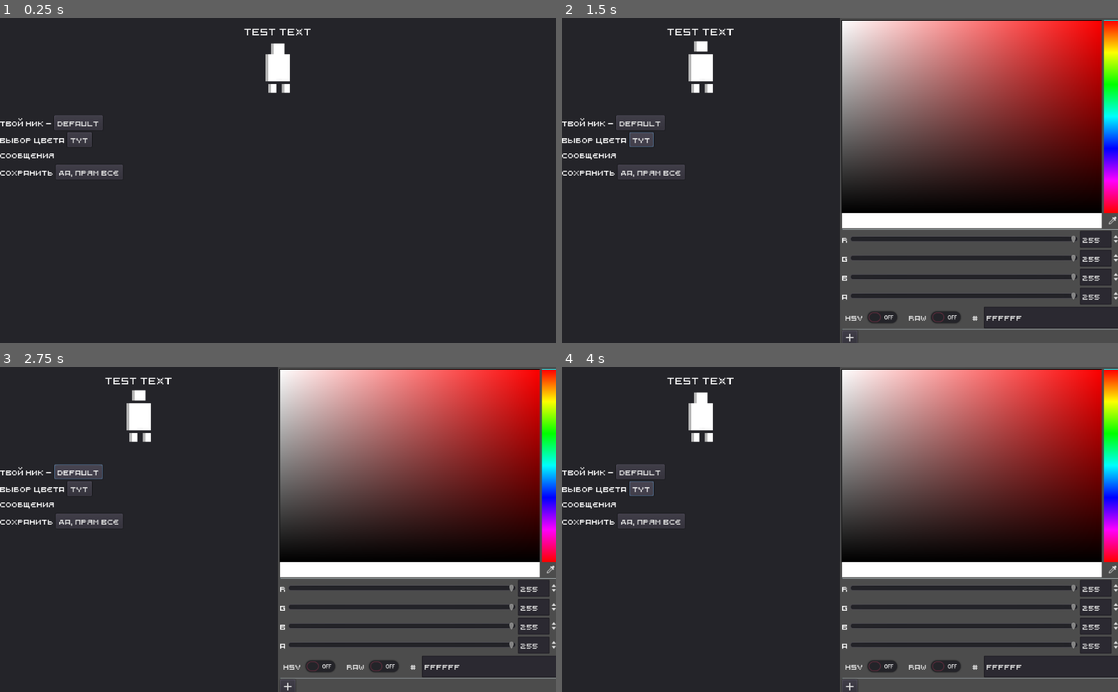
Above: before the commit, frames 1-4 (two rows, left to right).
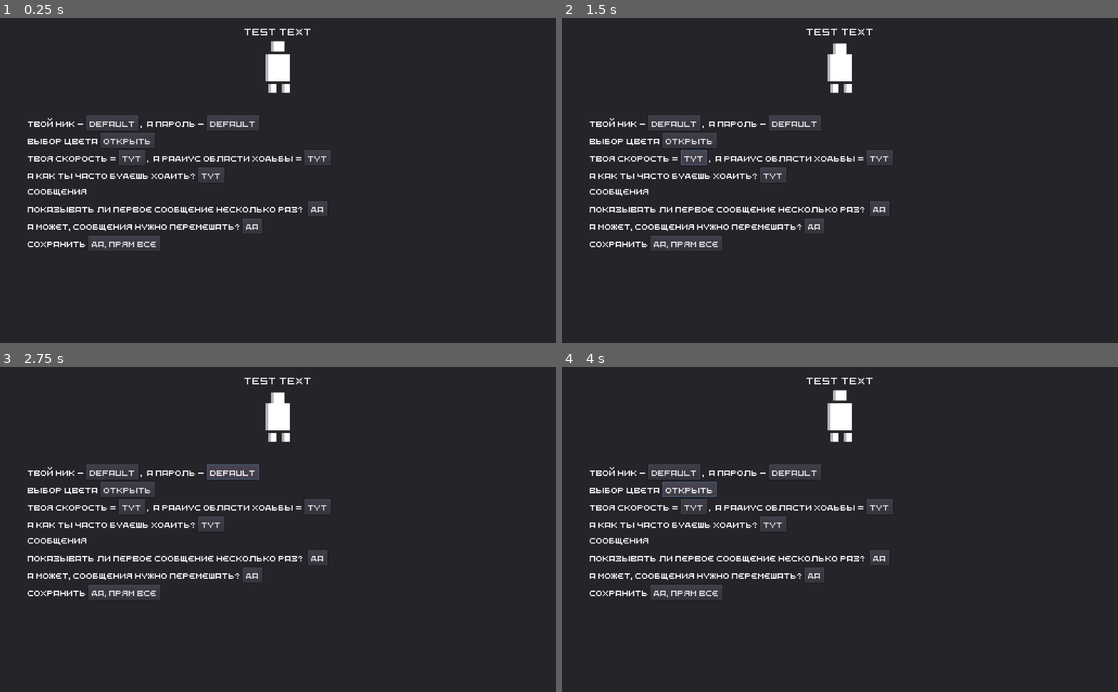
Above: after the commit, the same moments.

Repository: GoalKepper/GameNET-MakeAvatar
Game: Godot game, scene res://Control.tscn
Two runs of this game, one before a commit and one after it. Both use one fixed random seed, a clock stepped at 60 frames per second and the inputs below. This scene is started directly instead of the project's main scene.
Inputs:
- Up to frame 1 (0.25 s): no input
- Up to frame 2 (1.5 s): click "Default" at 0.5 s; click "Тут" at 1.25 s
- Up to frame 3 (2.75 s): click "Default" at 2 s
- Up to frame 4 (4 s): click "Тут" (after the commit: "Открыть") at 2.75 s; click "Тут" (after the commit: "Свернуть") at 3.5 s

The runs differ from the first frame. In frame 1, 4.9% of the frame differs, in the area x 0-60%, y 7-72%; in frame 2, 48%; in frame 3, 48%, in the area x 0-100%, y 0-100%; in frame 4, 48%.
Error in both runs: Invalid get index of type 'String' (on base: 'Dictionary'). (res://control.gd:6)

Commit message:
1.0 First Version!
Finally!
Fixed bugs and make start functional

Diff:
--- a/Autorization.tscn
+++ b/Autorization.tscn
@@ -1,11 +1,43 @@
-[gd_scene load_steps=2 format=2]
+[gd_scene load_steps=7 format=2]
 
 [ext_resource path="res://autorization.gd" type="Script" id=1]
+[ext_resource path="res://5z5.ttf" type="DynamicFontData" id=2]
+
+[sub_resource type="DynamicFont" id=3]
+size = 40
+font_data = ExtResource( 2 )
+
+[sub_resource type="Theme" id=1]
+default_font = SubResource( 3 )
+
+[sub_resource type="DynamicFont" id=4]
+size = 40
+font_data = ExtResource( 2 )
+
+[sub_resource type="Theme" id=2]
+default_font = SubResource( 4 )
 
 [node name="Control" type="Control"]
 anchor_right = 1.0
 anchor_bottom = 1.0
 script = ExtResource( 1 )
+__meta__ = {
+"_edit_use_anchors_": false
+}
+
+[node name="Label" type="Label" parent="."]
+anchor_left = 0.5
+anchor_top = 0.3
+anchor_right = 0.5
+anchor_bottom = 0.3
+grow_horizontal = 2
+grow_vertical = 2
+theme = SubResource( 1 )
+text = "Редактор
+Аватаров
+Gamenet"
+align = 1
+valign = 1
 __meta__ = {
 "_edit_use_anchors_": false
 }
@@ -17,7 +49,8 @@
 anchor_bottom = 0.5
 grow_horizontal = 2
 grow_vertical = 2
-text = "Input"
+theme = SubResource( 2 )
+text = "Авторизоваться"
 __meta__ = {
 "_edit_use_anchors_": false
 }
--- a/Avatar.tscn
+++ b/Avatar.tscn
@@ -18,7 +18,6 @@
 
 [node name="AnimatedSprite" type="AnimatedSprite" parent="."]
 frames = SubResource( 1 )
-frame = 1
 playing = true
 
 [node name="Node2D" type="Node2D" parent="."]
--- a/Control.tscn
+++ b/Control.tscn
@@ -5,7 +5,7 @@
 [ext_resource path="res://5z5.ttf" type="DynamicFontData" id=3]
 
 [sub_resource type="DynamicFont" id=1]
-size = 18
+size = 20
 font_data = ExtResource( 3 )
 
 [sub_resource type="Theme" id=2]
@@ -32,99 +32,242 @@
 }
 
 [node name="ScrollContainer" type="ScrollContainer" parent="Panel"]
-anchor_right = 1.0
-anchor_bottom = 1.0
+anchor_left = 0.05
+anchor_right = 0.95
+anchor_bottom = 0.87
 __meta__ = {
 "_edit_use_anchors_": false
 }
 
 [node name="VBoxContainer" type="VBoxContainer" parent="Panel/ScrollContainer"]
-margin_right = 226.0
-margin_bottom = 118.0
+margin_right = 558.0
+margin_bottom = 250.0
 
 [node name="Nick" type="HBoxContainer" parent="Panel/ScrollContainer/VBoxContainer"]
-margin_right = 226.0
-margin_bottom = 27.0
+margin_right = 558.0
+margin_bottom = 28.0
 __meta__ = {
 "_edit_use_anchors_": false
 }
 
 [node name="Nick_Label" type="Label" parent="Panel/ScrollContainer/VBoxContainer/Nick"]
 margin_top = 3.0
-margin_right = 96.0
-margin_bottom = 24.0
+margin_right = 104.0
+margin_bottom = 25.0
 text = "Твой ник -"
 __meta__ = {
 "_edit_use_anchors_": false
 }
 
 [node name="Nick_Button" type="Button" parent="Panel/ScrollContainer/VBoxContainer/Nick"]
-margin_left = 100.0
-margin_right = 189.0
-margin_bottom = 27.0
+margin_left = 108.0
+margin_right = 204.0
+margin_bottom = 28.0
 text = "Default"
 __meta__ = {
 "_edit_use_anchors_": false
 }
 
+[node name="Pwd_Label" type="Label" parent="Panel/ScrollContainer/VBoxContainer/Nick"]
+margin_left = 208.0
+margin_top = 3.0
+margin_right = 326.0
+margin_bottom = 25.0
+text = ",  А пароль -"
+__meta__ = {
+"_edit_use_anchors_": false
+}
+
+[node name="Pwd_Button" type="Button" parent="Panel/ScrollContainer/VBoxContainer/Nick"]
+margin_left = 330.0
+margin_right = 426.0
+margin_bottom = 28.0
+text = "Default"
+__meta__ = {
+"_edit_use_anchors_": false
+}
+
 [node name="Color" type="HBoxContainer" parent="Panel/ScrollContainer/VBoxContainer"]
-margin_top = 31.0
-margin_right = 226.0
-margin_bottom = 58.0
+margin_top = 32.0
+margin_right = 558.0
+margin_bottom = 60.0
 __meta__ = {
 "_edit_use_anchors_": false
 }
 
 [node name="Color_Label" type="Label" parent="Panel/ScrollContainer/VBoxContainer/Color"]
 margin_top = 3.0
-margin_right = 120.0
-margin_bottom = 24.0
+margin_right = 130.0
+margin_bottom = 25.0
 text = "Выбор цвета"
 __meta__ = {
 "_edit_use_anchors_": false
 }
 
 [node name="Color_Button" type="Button" parent="Panel/ScrollContainer/VBoxContainer/Color"]
-margin_left = 124.0
-margin_right = 169.0
-margin_bottom = 27.0
+margin_left = 134.0
+margin_right = 234.0
+margin_bottom = 28.0
+text = "Открыть"
+__meta__ = {
+"_edit_use_anchors_": false
+}
+
+[node name="Speed" type="HBoxContainer" parent="Panel/ScrollContainer/VBoxContainer"]
+margin_top = 64.0
+margin_right = 558.0
+margin_bottom = 92.0
+__meta__ = {
+"_edit_use_anchors_": false
+}
+
+[node name="Speed_Label" type="Label" parent="Panel/ScrollContainer/VBoxContainer/Speed"]
+margin_top = 3.0
+margin_right = 164.0
+margin_bottom = 25.0
+text = "твоя скорость ="
+__meta__ = {
+"_edit_use_anchors_": false
+}
+
+[node name="Speed_Button" type="Button" parent="Panel/ScrollContainer/VBoxContainer/Speed"]
+margin_left = 168.0
+margin_right = 216.0
+margin_bottom = 28.0
 text = "Тут"
 __meta__ = {
 "_edit_use_anchors_": false
 }
 
+[node name="Area_Label" type="Label" parent="Panel/ScrollContainer/VBoxContainer/Speed"]
+margin_left = 220.0
+margin_top = 3.0
+margin_right = 506.0
+margin_bottom = 25.0
+text = ",  а радиус области ходьбы ="
+__meta__ = {
+"_edit_use_anchors_": false
+}
+
+[node name="Area_Button" type="Button" parent="Panel/ScrollContainer/VBoxContainer/Speed"]
+margin_left = 510.0
+margin_right = 558.0
+margin_bottom = 28.0
+text = "Тут"
+__meta__ = {
+"_edit_use_anchors_": false
+}
+
+[node name="Run_Freq" type="HBoxContainer" parent="Panel/ScrollContainer/VBoxContainer"]
+margin_top = 96.0
+margin_right = 558.0
+margin_bottom = 124.0
+__meta__ = {
+"_edit_use_anchors_": false
+}
+
+[node name="Run_Label" type="Label" parent="Panel/ScrollContainer/VBoxContainer/Run_Freq"]
+margin_top = 3.0
+margin_right = 310.0
+margin_bottom = 25.0
+text = "А как ты часто будешь ходить?"
+__meta__ = {
+"_edit_use_anchors_": false
+}
+
+[node name="Run_Button" type="Button" parent="Panel/ScrollContainer/VBoxContainer/Run_Freq"]
+margin_left = 314.0
+margin_right = 362.0
+margin_bottom = 28.0
+text = "Тут"
+__meta__ = {
+"_edit_use_anchors_": false
+}
+
 [node name="Messages_Label" type="Label" parent="Panel/ScrollContainer/VBoxContainer"]
-margin_top = 62.0
-margin_right = 226.0
-margin_bottom = 83.0
+margin_top = 128.0
+margin_right = 558.0
+margin_bottom = 150.0
 text = "Сообщения"
 
 [node name="Messages" type="VBoxContainer" parent="Panel/ScrollContainer/VBoxContainer"]
-margin_top = 87.0
-margin_right = 226.0
-margin_bottom = 87.0
+margin_top = 154.0
+margin_right = 558.0
+margin_bottom = 154.0
+
+[node name="FMD" type="HBoxContainer" parent="Panel/ScrollContainer/VBoxContainer"]
+margin_top = 158.0
+margin_right = 558.0
+margin_bottom = 186.0
+__meta__ = {
+"_edit_use_anchors_": false
+}
+
+[node name="FMD_Label" type="Label" parent="Panel/ScrollContainer/VBoxContainer/FMD"]
+margin_top = 3.0
+margin_right = 512.0
+margin_bottom = 25.0
+text = "показывать ли первое сообщение несколько раз? "
+__meta__ = {
+"_edit_use_anchors_": false
+}
+
+[node name="FMD_Button" type="Button" parent="Panel/ScrollContainer/VBoxContainer/FMD"]
+margin_left = 516.0
+margin_right = 552.0
+margin_bottom = 28.0
+text = "Да"
+__meta__ = {
+"_edit_use_anchors_": false
+}
+
+[node name="Rand_Mess" type="HBoxContainer" parent="Panel/ScrollContainer/VBoxContainer"]
+margin_top = 190.0
+margin_right = 558.0
+margin_bottom = 218.0
+__meta__ = {
+"_edit_use_anchors_": false
+}
+
+[node name="Rand_Mess_Label" type="Label" parent="Panel/ScrollContainer/VBoxContainer/Rand_Mess"]
+margin_top = 3.0
+margin_right = 392.0
+margin_bottom = 25.0
+text = "А может, сообщения нужно перемешать?"
+__meta__ = {
+"_edit_use_anchors_": false
+}
+
+[node name="Rand_Mess_Button" type="Button" parent="Panel/ScrollContainer/VBoxContainer/Rand_Mess"]
+margin_left = 396.0
+margin_right = 432.0
+margin_bottom = 28.0
+text = "Да"
+__meta__ = {
+"_edit_use_anchors_": false
+}
 
 [node name="Save" type="HBoxContainer" parent="Panel/ScrollContainer/VBoxContainer"]
-margin_top = 91.0
-margin_right = 226.0
-margin_bottom = 118.0
+margin_top = 222.0
+margin_right = 558.0
+margin_bottom = 250.0
 __meta__ = {
 "_edit_use_anchors_": false
 }
 
 [node name="Save_Label" type="Label" parent="Panel/ScrollContainer/VBoxContainer/Save"]
 margin_top = 3.0
-margin_right = 99.0
-margin_bottom = 24.0
+margin_right = 108.0
+margin_bottom = 25.0
 text = "Сохранить"
 __meta__ = {
 "_edit_use_anchors_": false
 }
 
 [node name="Save_Button" type="Button" parent="Panel/ScrollContainer/VBoxContainer/Save"]
-margin_left = 103.0
-margin_right = 226.0
-margin_bottom = 27.0
+margin_left = 112.0
+margin_right = 244.0
+margin_bottom = 28.0
 text = "да, прям все"
 __meta__ = {
 "_edit_use_anchors_": false
@@ -161,6 +304,12 @@
 
 [connection signal="request_completed" from="HTTPSet" to="." method="_on_HTTPSet_request_completed"]
 [connection signal="pressed" from="Panel/ScrollContainer/VBoxContainer/Nick/Nick_Button" to="." method="_on_Nick_Button_pressed"]
+[connection signal="pressed" from="Panel/ScrollContainer/VBoxContainer/Nick/Pwd_Button" to="." method="_on_Pwd_Button_pressed"]
 [connection signal="pressed" from="Panel/ScrollContainer/VBoxContainer/Color/Color_Button" to="." method="_on_Color_Button_pressed"]
+[connection signal="pressed" from="Panel/ScrollContainer/VBoxContainer/Speed/Speed_Button" to="." method="_on_Speed_Button_pressed"]
+[connection signal="pressed" from="Panel/ScrollContainer/VBoxContainer/Speed/Area_Button" to="." method="_on_Area_Button_pressed"]
+[connection signal="pressed" from="Panel/ScrollContainer/VBoxContainer/Run_Freq/Run_Button" to="." method="_on_Run_Button_pressed"]
+[connection signal="pressed" from="Panel/ScrollContainer/VBoxContainer/FMD/FMD_Button" to="." method="_on_FMD_Button_pressed"]
+[connection signal="pressed" from="Panel/ScrollContainer/VBoxContainer/Rand_Mess/Rand_Mess_Button" to="." method="_on_Rand_Mess_Button_pressed"]
 [connection signal="pressed" from="Panel/ScrollContainer/VBoxContainer/Save/Save_Button" to="." method="_on_Save_Button_pressed"]
 [connection signal="color_changed" from="ColorPicker" to="." method="_on_ColorPicker_color_changed"]
--- a/autorization.gd
+++ b/autorization.gd
@@ -14,10 +14,8 @@
 
 
 func _on_Button_pressed():
-	#nick = JavaScript.eval('prompt("%s", "%s");' % ['Введите ник', ""])
-	#password = JavaScript.eval('prompt("%s", "%s");' % ['Введите пароль', ""])
-	nick = "night_glider"
-	password = "admin"
+	nick = JavaScript.eval('prompt("%s", "%s");' % ['Введите ник', ""])
+	password = JavaScript.eval('prompt("%s", "%s");' % ['Введите пароль', ""])
 	for element in Globals.json:
 		if Globals.json[element]["nick"] == nick and Globals.json[element]["password"] == password:
 			Globals.avatar_id = element
--- a/control.gd
+++ b/control.gd
@@ -6,28 +6,102 @@
 	var json = Globals.json[Globals.avatar_id]
 	$Panel2/Control/Avatar.initialize(json["nick"], json["area_radius"], json["first_message_differ"], json["ghost"], json["messages"].split('~'), json["randomize_messages"], json["run_frequency"], json["speed"], json["text_speed"], json["color"])
 	$Panel/ScrollContainer/VBoxContainer/Nick/Nick_Button.text = $Panel2/Control/Avatar.nick
+	$Panel/ScrollContainer/VBoxContainer/Nick/Pwd_Button.text = Globals.json[Globals.avatar_id]["password"]
+	$Panel/ScrollContainer/VBoxContainer/Speed/Speed_Button.text = str($Panel2/Control/Avatar.speed)
+	$Panel/ScrollContainer/VBoxContainer/Speed/Area_Button.text = str($Panel2/Control/Avatar.area_radius)
+	$Panel/ScrollContainer/VBoxContainer/Run_Freq/Run_Button.text = str($Panel2/Control/Avatar.run_frequency)
+	if ($Panel2/Control/Avatar.first_message_differ):
+		$Panel/ScrollContainer/VBoxContainer/FMD/FMD_Button.text = "Да"
+	else:
+		$Panel/ScrollContainer/VBoxContainer/FMD/FMD_Button.text = "Нет"
+	if ($Panel2/Control/Avatar.randomize_messages):
+		$Panel/ScrollContainer/VBoxContainer/Rand_Mess/Rand_Mess_Button.text = "Да"
+	else:
+		$Panel/ScrollContainer/VBoxContainer/Rand_Mess/Rand_Mess_Button.text = "Нет"
 	for message in $Panel2/Control/Avatar.messages:
 		_add_new_message(message)
-	_add_new_message("")
+	_add_new_message("+")
 
 func _on_Nick_Button_pressed():
 	$Panel/ScrollContainer/VBoxContainer/Nick/Nick_Button.text = JavaScript.eval('prompt("%s", "%s");' % ['Введите что-либо', $Panel/ScrollContainer/VBoxContainer/Nick/Nick_Button.text])
 	$Panel2/Control/Avatar.nick = $Panel/ScrollContainer/VBoxContainer/Nick/Nick_Button.text
 	Globals.json[Globals.avatar_id]["nick"] = $Panel/ScrollContainer/VBoxContainer/Nick/Nick_Button.text
 
+func _on_Pwd_Button_pressed():
+	$Panel/ScrollContainer/VBoxContainer/Nick/Pwd_Button.text = JavaScript.eval('prompt("%s", "%s");' % ['Введите что-либо', $Panel/ScrollContainer/VBoxContainer/Nick/Pwd_Button.text])
+	Globals.json[Globals.avatar_id]["password"] = $Panel/ScrollContainer/VBoxContainer/Nick/Pwd_Button.text
+
+func _on_Speed_Button_pressed():
+	$Panel/ScrollContainer/VBoxContainer/Speed/Speed_Button.text = JavaScript.eval('prompt("%s", "%s");' % ['Введите скорость', $Panel2/Control/Avatar.speed])
+	var set_speed:float = float($Panel/ScrollContainer/VBoxContainer/Speed/Speed_Button.text)
+	if set_speed > 100:
+		OS.alert("Развить скорость кометы? Интересная мысль, но лучше остановимся на 100")
+		set_speed = 100
+	if set_speed < 0:
+		OS.alert("Где вы видели отрицательную скорость? Все, что можем предложить - стоять на месте :D")
+		set_speed = 0
+	$Panel2/Control/Avatar.speed = set_speed
+	$Panel/ScrollContainer/VBoxContainer/Speed/Speed_Button.text = str(set_speed)
+	Globals.json[Globals.avatar_id]["speed"] = set_speed
+
+func _on_Area_Button_pressed():
+	$Panel/ScrollContainer/VBoxContainer/Speed/Area_Button.text = JavaScript.eval('prompt("%s", "%s");' % ['Введите радиус', $Panel2/Control/Avatar.area_radius])
+	var set_radius:int = int($Panel/ScrollContainer/VBoxContainer/Speed/Area_Button.text)
+	if set_radius > 100:
+		OS.alert("Ого, исследования могут зайти слишком далеко! Ограничимся радиусом около 100, хорошо?")
+		set_radius = 100
+	if set_radius < 0:
+		OS.alert("Отрицательные координаты... Неужели вы исследуете мнимую плоскость? Сайт упадет, лучше не надо :3\n\nP.S. А радиус вернем к 0")
+		set_radius = 0
+	$Panel2/Control/Avatar.area_radius = set_radius
+	$Panel/ScrollContainer/VBoxContainer/Speed/Area_Button.text = str(set_radius)
+	Globals.json[Globals.avatar_id]["area_radius"] = set_radius
+
+func _on_Run_Button_pressed():
+	$Panel/ScrollContainer/VBoxContainer/Run_Freq/Run_Button.text = JavaScript.eval('prompt("%s", "%s");' % ['Введите вероятность', $Panel2/Control/Avatar.run_frequency])
+	var set_run:float = float($Panel/ScrollContainer/VBoxContainer/Run_Freq/Run_Button.text)
+	if set_run > 1:
+		OS.alert("Вероятность не может быть больше 1... Жаль, но таков закон")
+		set_run = 1
+	if set_run < 0:
+		OS.alert("Вы настолько не хотите ходить, что вероятность вашего движения меньше 0? Сильно... но нуля будет достаточно :3")
+		set_run = 0
+	$Panel2/Control/Avatar.run_frequency = set_run
+	$Panel/ScrollContainer/VBoxContainer/Run_Freq/Run_Button.text = str(set_run)
+	Globals.json[Globals.avatar_id]["run_frequency"] = set_run
+
+func _on_FMD_Button_pressed():
+	$Panel2/Control/Avatar.first_message_differ = !$Panel2/Control/Avatar.first_message_differ
+	if ($Panel2/Control/Avatar.first_message_differ):
+		$Panel/ScrollContainer/VBoxContainer/FMD/FMD_Button.text = "Да"
+	else:
+		$Panel/ScrollContainer/VBoxContainer/FMD/FMD_Button.text = "Нет"
+	Globals.json[Globals.avatar_id]["first_message_differ"] = $Panel2/Control/Avatar.first_message_differ
+
+func _on_Rand_Mess_Button_pressed():
+	$Panel2/Control/Avatar.randomize_messages = !$Panel2/Control/Avatar.randomize_messages
+	if ($Panel2/Control/Avatar.randomize_messages):
+		$Panel/ScrollContainer/VBoxContainer/Rand_Mess/Rand_Mess_Button.text = "Да"
+	else:
+		$Panel/ScrollContainer/VBoxContainer/Rand_Mess/Rand_Mess_Button.text = "Нет"
+	Globals.json[Globals.avatar_id]["randomize_messages"] = $Panel2/Control/Avatar.randomize_messages
+
 func _on_Color_Button_pressed():
 	$ColorPicker.visible = !$ColorPicker.visible
 	if $ColorPicker.visible:
+		$Panel/ScrollContainer/VBoxContainer/Color/Color_Button.text = "Свернуть"
 		$Panel.anchor_right = 0.5
 		$Panel2.anchor_right = 0.5
 	else:
+		$Panel/ScrollContainer/VBoxContainer/Color/Color_Button.text = "Открыть"
 		$Panel.anchor_right = 1
 		$Panel2.anchor_right = 1
 
 func _on_ColorPicker_color_changed(color):
+	if color == Color("#25252a"):
+		OS.alert("Видимо, среди нас шпион... Впрочем, на карте персонажа все равно будет видно, но за находчивость мое почтение :D")
 	$Panel2/Control/Avatar.modulate = color
 	Globals.json[Globals.avatar_id]["color"] = $Panel2/Control/Avatar.modulate.to_html(false)
-	print(Globals.json)
 
 func _add_new_message(text: String):
 	var button = Button.new()
@@ -39,19 +113,21 @@
 func _on_Message_pressed(button:Button):
 	var message_array:String = ""
 	button.text = JavaScript.eval('prompt("%s", "%s");' % ['Введите что-либо', button.text])
-	if (last_button.text != ""):
-		_add_new_message("")
+	if (last_button.text != "+"):
+		_add_new_message("+")
 	if (button.text == "" and button != last_button):
 		button.queue_free()
 	for element in $Panel/ScrollContainer/VBoxContainer/Messages.get_children():
-		if (element.text != ""):
+		if (element.text != "+"):
 			if (message_array == ""):
 				message_array += element.text
 			else:
 				message_array += "~" + element.text
-	Globals.json[Globals.avatar_id]["messages"] = message_array
 	if message_array == "":
 		OS.alert("Поздравляю! Ты нашел пасхалку. А теперь будь добр, введи хотя бы одно сообщение, иначе наш сайт накроется к чертям (:")
+		last_button.text = "Введи текст, пж"
+		message_array = "Я просто промолчу"
+	Globals.json[Globals.avatar_id]["messages"] = message_array
 
 func _on_Save_Button_pressed():
 	var json = JSON.print(Globals.json[Globals.avatar_id])
@@ -61,4 +137,4 @@
 	if result == 0:
 		OS.alert("Все по кайфу")
 	else:
-		OS.alert("Чет не зашло")
+		OS.alert("Мистер Старк, мне что-то нехорошо...")
Not shown, changed: export_presets.cfg
